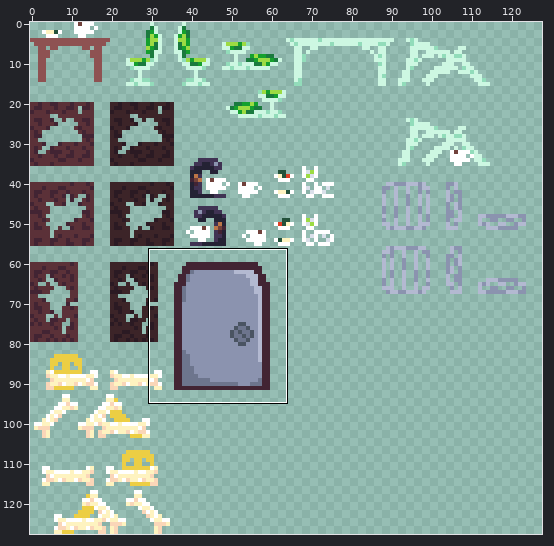
A sprite sheet gets an edit: assets/tilesets/furniture_tileset.png. Above, an overview of the earlier version with the close-up marked.
Close-up. Before:
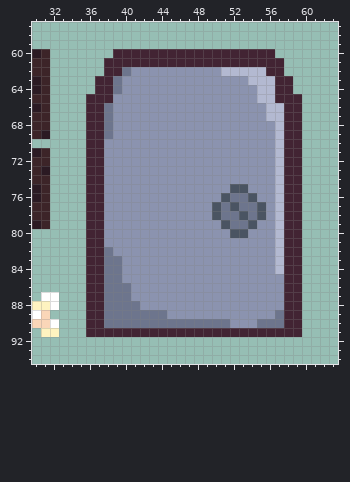
The file is 128x128 pixels. Shown: x 30..63, y 57..94.
And afterwards:
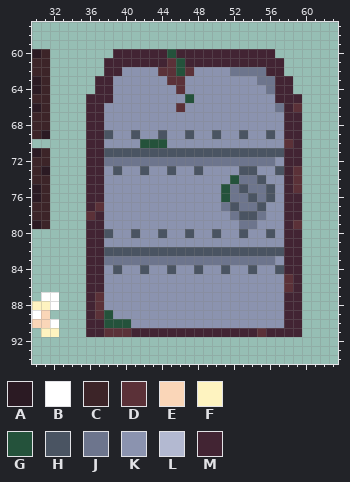
Palette (. is transparent): A #2b1a23  B #ffffff  C #3c2428  D #5b3138  E #fad6b8  F #fef3c0  G #24523b  H #4a5462  J #6d758d  K #8b93af  L #b3b9d1  M #422433
From the commit log: Re-textured the door in level 2
What changed:
Changed rows in their new state; - is an unchanged pixel.
first column x 36:
60 ---------G--------------
61 ---------DG-------------
62 ----K---DDGD---KJJJJ----
63 ---K-----DD-------KJJ---
64 ---K------D--------KJ---
65 -----------G-------KK---
66 --K-------D---------KJ-D
67 --K-----------------KK--
68 --K------------------K--
69 --H--H--H--H--H--H--HK--
70 ------GGG------------KD-
71 --HHHHHHHHHHHHHHHHHHHH--
72 --JJJJJJJJJJJJJJJJJJJK--
73 ---H--H--H--H----HH--H-D
74 ----------------GJJH-K-D
75 ---------------GJ-JJHK-D
76 ---------------G---JHK--
77 -D------------K------K--
78 D-------------KK--HJ-K--
79 ---------------KK-J--K-D
80 --H--H--H--H--H-K---HK--
81 ---------------------K--
82 --HHHHHHHHHHHHHHHHHHHH--
83 ----JJJJJJJJJJJJJJJJJK--
84 --KH--H--H--H--H--H--H--
85 --KK------------------D-
86 --KKK-----------------D-
87 -DKKK-------------------
88 -DKKKK------------------
89 -DGKKKKKK------------K--
90 --GGGKKKKKKKKKKK---KKK--
91 --DDD--------------D----
Where, in picture pixels (left, top, right, bottom), the same in both close-ups:
changed: (86, 49, 302, 337)
